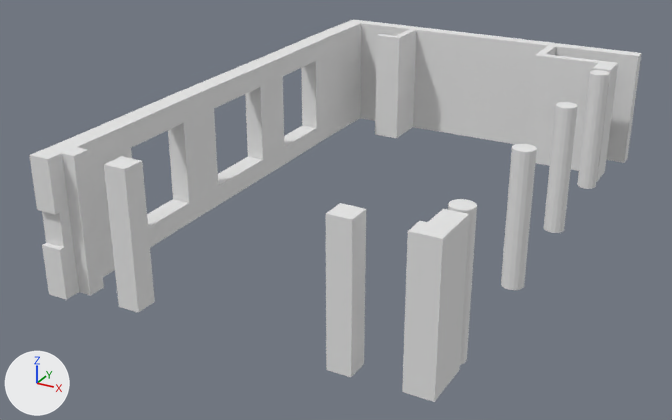
One commit to the OBJ model LaboReV/data/baker/f1/salon_f1.obj: the scene before it, then after it.
Rendered twice from a 50 mm camera at (6.4, -13.3, 6.71) aimed at (-0.7, -0.4, 0.25). Arrows for +X, +Y and +Z are at lower left; the lights stay in place. Where no turn or scale is listed for an object, it has been applied to the vertices.

Names of what the first picture shows: 'Cube_Cube.001'.
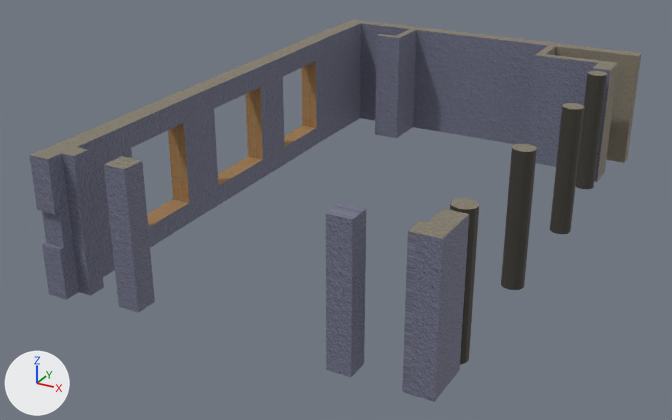
Boxes [x1, y1, x2, y2] around the edits, measured in the pictures (672 x 420 px; the box of a moved part takes in the faces that stretch with it):
```json
{"part": 1, "of": "me_cube_cube_001", "change": "moved or reshaped", "before": [544, 102, 578, 233], "after": [550, 103, 584, 234]}
{"part": 2, "of": "me_cube_cube_001", "change": "moved or reshaped", "before": [577, 70, 610, 189], "after": [576, 71, 607, 189]}
{"part": 3, "of": "me_cube_cube_001", "change": "moved or reshaped", "before": [448, 199, 477, 365], "after": [450, 198, 479, 365]}
{"part": 4, "of": "me_cube_cube_001", "change": "recoloured", "before": [147, 61, 316, 227], "after": [147, 61, 316, 227], "on screen": "grey to brown"}
{"part": 5, "of": "me_cube_cube_001", "change": "recoloured", "before": [31, 19, 642, 239], "after": [31, 19, 642, 239]}
{"part": 6, "of": "me_cube_cube_001", "change": "recoloured", "before": [29, 23, 610, 402], "after": [29, 23, 610, 402]}
{"part": 7, "of": "me_cube_cube_001", "change": "recoloured", "before": [501, 148, 537, 290], "after": [501, 148, 537, 290], "on screen": "grey to black"}
```

The change, as JSON lines over the scene's bpy script:
```json
{"op": "add", "block": "img_ceramic_jpg", "code": ["img_ceramic_jpg = load_image('Ceramic.jpg', '../../textures/Ceramic.jpg', 512, 512, 'sRGB')"]}
{"op": "add", "block": "img_ext_mur_png", "code": ["img_ext_mur_png = load_image('ext_mur.png', '../../textures/ext_mur.png', 4, 4, 'sRGB')"]}
{"op": "add", "block": "img_wallpilier_png", "code": ["img_wallpilier_png = load_image('wallPilier.png', '../../../../laborev/data/textures/wallPilier.png', 128, 128, 'sRGB')"]}
{"op": "add", "block": "img_wall_blue_png", "code": ["img_wall_blue_png = load_image('wall_blue.png', '../../textures/wall_blue.png', 128, 128, 'sRGB')"]}
{"op": "add", "block": "img_wall_png", "code": ["img_wall_png = load_image('wall.png', '../../textures/wall.png', 128, 128, 'sRGB')"]}
{"op": "add", "block": "mat_ceramic", "code": ["mat_ceramic = principled_material('Ceramic')", "mat_ceramic.texture = img_ceramic_jpg", "mat_ceramic.roughness = 0.69"]}
{"op": "add", "block": "mat_mur_001_ext_mur_png", "code": ["mat_mur_001_ext_mur_png = principled_material('Mur.001_ext_mur.png')", "mat_mur_001_ext_mur_png.texture = img_ext_mur_png", "mat_mur_001_ext_mur_png.roughness = 0.69"]}
{"op": "add", "block": "mat_pilier", "code": ["mat_pilier = principled_material('pilier')", "mat_pilier.texture = img_wallpilier_png", "mat_pilier.roughness = 0.69"]}
{"op": "add", "block": "mat_bluewall", "code": ["mat_bluewall = principled_material('blueWall')", "mat_bluewall.texture = img_wall_blue_png", "mat_bluewall.roughness = 0.69"]}
{"op": "add", "block": "mat_murin_001", "code": ["mat_murin_001 = principled_material('MurIn.001')", "mat_murin_001.texture = img_wall_png", "mat_murin_001.roughness = 0.69"]}
{"block": "me_cube_cube_001", "where": "me_cube_cube_001.from_pydata(...)  # 304 vertices, 588 faces; spans x -3.38..2.99, y -4.68..5.28, z 0.0..2.2"}
{"block": "me_cube_cube_001", "where": "# used by ob_cube_cube_001; location = (0.0, 0.0, 0.0)"}
{"block": "me_cube_cube_001", "change": "me_cube_cube_001 part 1: the loose piece of 32 vertices spanning x 2.5..2.85, y 1.03..1.38, z 0.0..2.2 is moved by (0.11, 0.0, 0.0)"}
{"block": "me_cube_cube_001", "change": "me_cube_cube_001 part 2: the loose piece of 32 vertices spanning x 2.47..2.82, y 3.26..3.61, z 0.0..2.2 is moved by (-0.03, -0.05, 0.0)"}
{"block": "me_cube_cube_001", "change": "me_cube_cube_001 part 3: the loose piece of 32 vertices spanning x 2.54..2.89, y -3.58..-3.23, z 0.0..2.2 is moved by (0.02, 0.03, 0.0)"}
{"block": "me_cube_cube_001", "change": "me_cube_cube_001 part 4: 24 faces spanning x -3.37..-2.9, y -2.95..2.97, z 0.37..1.81 switch from mat_none (white #e7e7e7) to mat_ceramic (picture img_ceramic_jpg)"}
{"block": "me_cube_cube_001", "change": "me_cube_cube_001 part 5: 170 faces spanning x -3.38..2.99, y -4.68..5.28, z 0.0..2.2 switch from mat_none (white #e7e7e7) to mat_murin_001 (picture img_wall_png)"}
{"block": "me_cube_cube_001", "change": "me_cube_cube_001 part 6: 118 faces spanning x -3.21..2.89, y -4.68..5.0, z 0.0..2.2 switch from mat_none (white #e7e7e7) to mat_bluewall (picture img_wall_blue_png)"}
{"block": "me_cube_cube_001", "change": "me_cube_cube_001 part 7: 36 faces spanning x 2.55..2.9, y -1.25..-0.9, z 0.0..2.2 switch from mat_none (white #e7e7e7) to mat_pilier (picture img_wallpilier_png)"}
{"op": "add", "block": "me_cube_cube_001", "code": "me_cube_cube_001.materials.append(mat_mur_001_ext_mur_png)  # picture img_ext_mur_png"}
```
